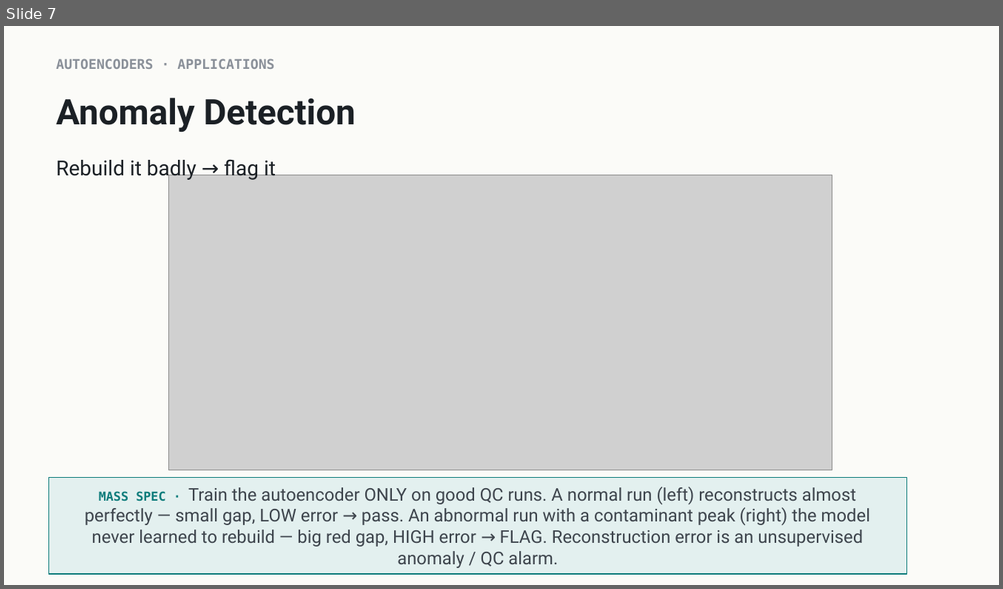
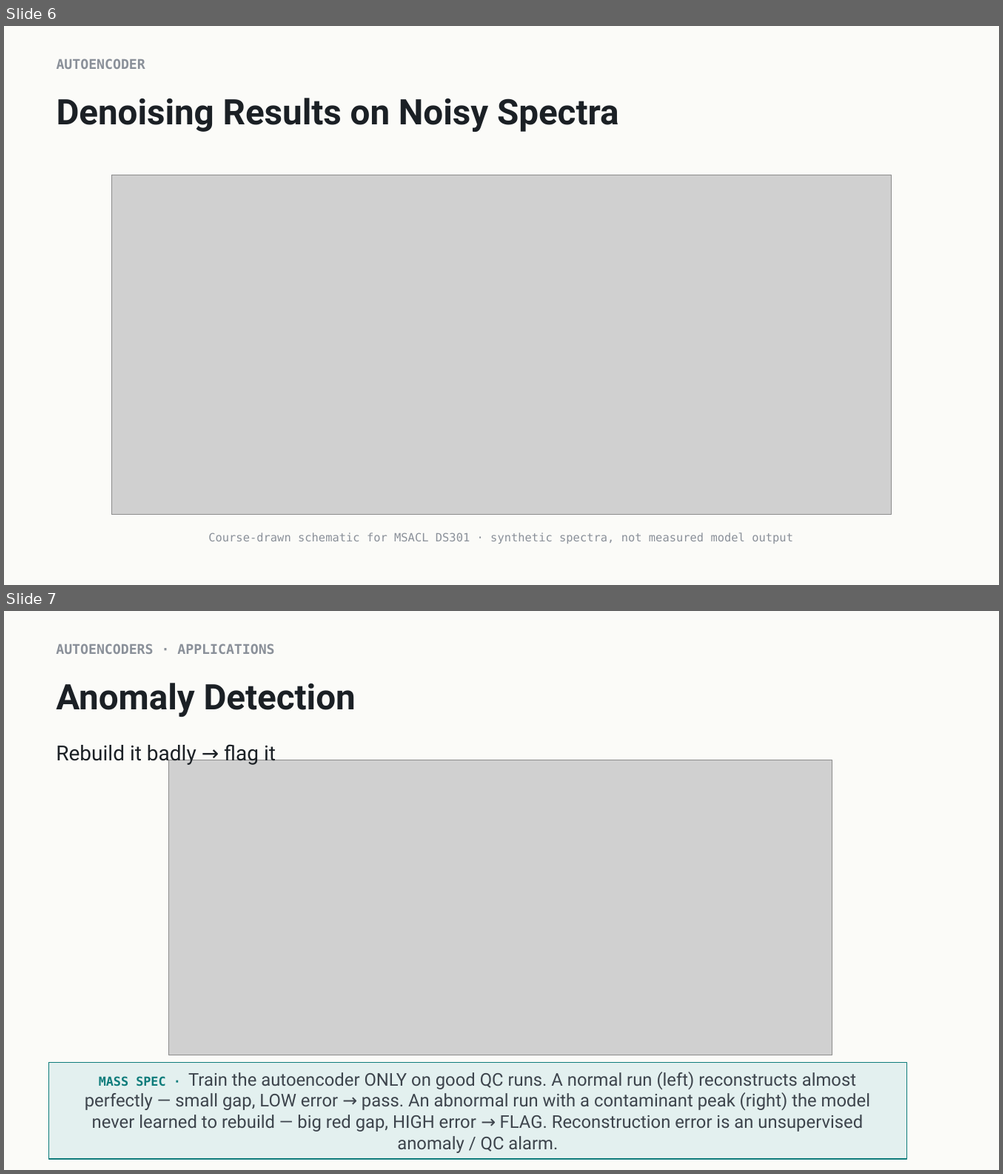
Before and after one commit to indigobio/msacl_dl_course, a slide deck: slides/pptx/lecture11_unsupervised.pptx. Shown one above the other, each under a label of ours: slide 7 before the commit, slides 6 and 7 after it. The pictures are 1003x589 and 1003x1174 pixels, drawn with LibreOffice and Linux fonts; fonts in the diff are those of the drawing; grey boxes stand for pictures. Boxes give left, top, right and bottom in pixels: in the first picture for what was removed or moved away, otherwise in the second. Text is boxed around its words. In the diff, an @@ line names an element or a change of style, - is before the commit and + after.

Commit message:
no-mistakes(review): replace borrowed slide images, fix deck geometry and typos

```diff
--- a/slides/pptx/lecture11_unsupervised.pptx
+++ b/slides/pptx/lecture11_unsupervised.pptx
@@ slide 6 added at bbox=[4, 26, 999, 585], background #FBFBF8 @@
@@ text added at bbox=[57, 59, 145, 69], 13 pt, text #8A9099, bold @@
+AUTOENCODER
@@ title added at bbox=[57, 98, 619, 132], 34 pt, text #1B2025, bold @@
+Denoising Results on Noisy Spectra
@@ picture added at bbox=[112, 175, 891, 514] @@
@@ text added at bbox=[208, 533, 793, 544], 11 pt, text #8A9099 @@
+Course-drawn schematic for MSACL DS301 · synthetic spectra, not measured model output
```
Also in this commit, not shown: 6 slides changed, 1 slide removed, 15 other files.
